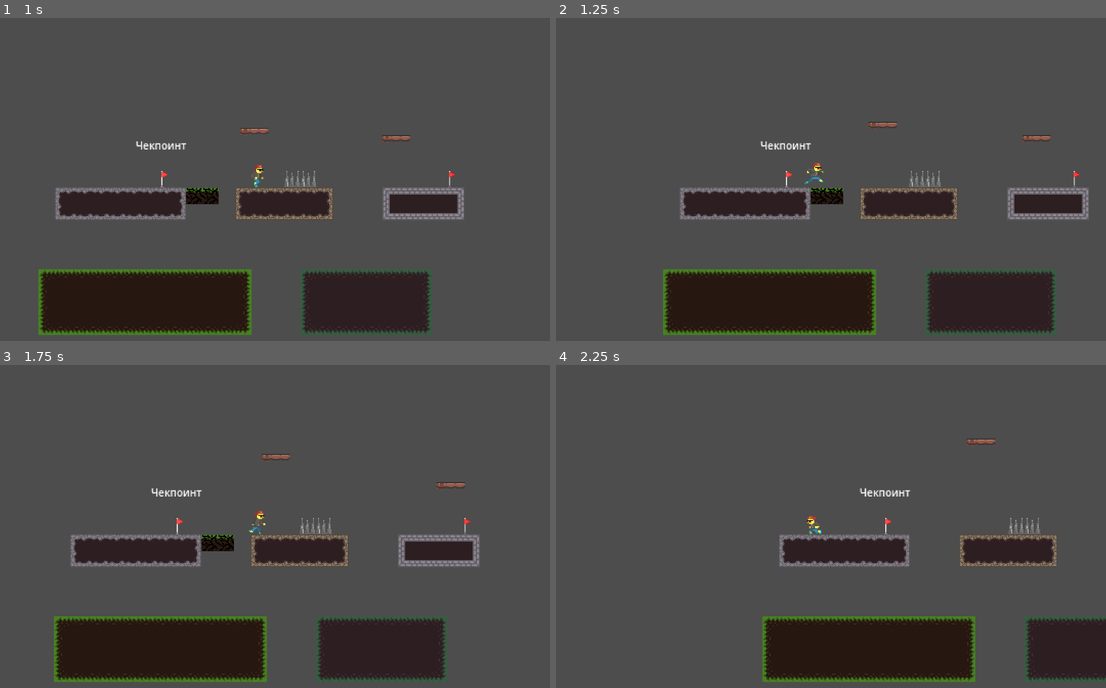
Above: before the commit, frames 1-4 (two rows, left to right).
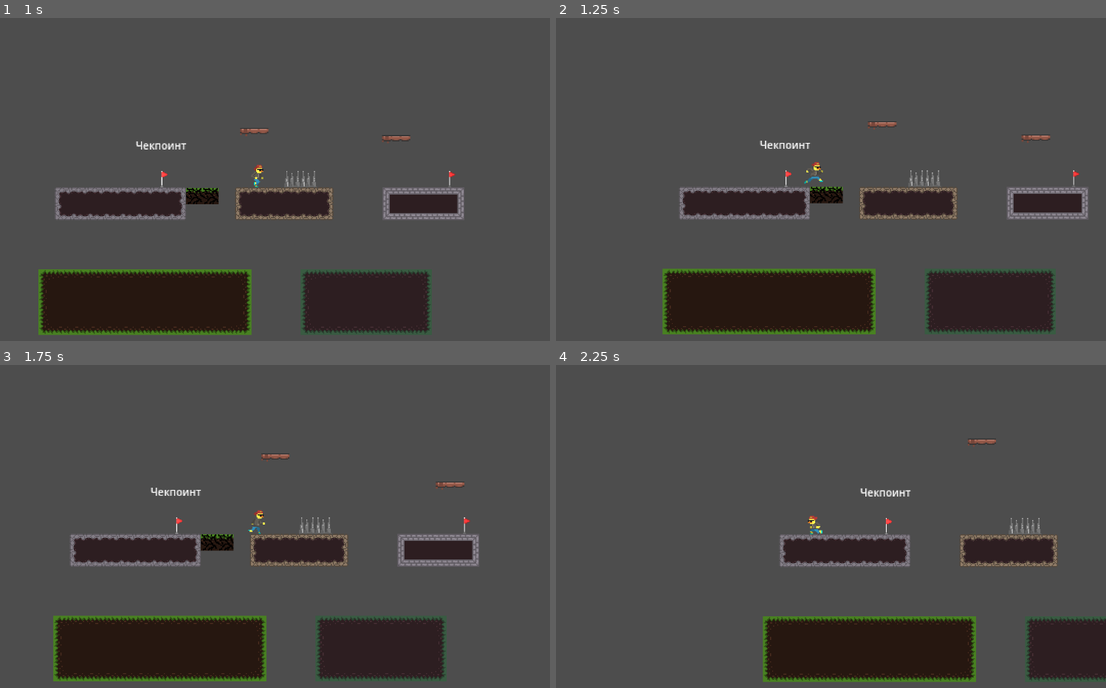
Above: after the commit, the same moments.

Repository: Wizz0/utervania
Game: Godot game, scene res://temp/level.tscn
Two runs of this game, one before a commit and one after it. Both use one fixed random seed, a clock stepped at 60 frames per second and the inputs below. The project has no main scene, so this scene is started directly.
Inputs:
- Up to frame 1 (1 s): hold Right (ui_right) from 0.53 s (still down); tap Shift (dash) at 0.6 s; tap Space (jump) at 0.77 s
- Up to frame 2 (1.25 s): keep holding Right (ui_right)
- Up to frame 3 (1.75 s): keep holding Right (ui_right); tap Shift (dash) at 1.35 s; tap Space (jump) at 1.52 s
- Up to frame 4 (2.25 s): release Right (ui_right) at 2.03 s; hold Left (ui_left) from 2.03 s (still down); tap Shift (dash) at 2.1 s

Frame 1 is identical in both runs. In frame 2, 2.2% of the frame differs, in the area x 19-97%, y 32-99%; in frame 3, 2.1%; in frame 4, 0.9%.

Commit message:
added camera shaking on death

Diff:
--- a/scenes/uter.tscn
+++ b/scenes/uter.tscn
@@ -9,6 +9,7 @@
 [ext_resource type="Script" uid="uid://bbdee6fvt4ufj" path="res://scripts/idle_state.gd" id="4_30b4e"]
 [ext_resource type="Texture2D" uid="uid://fdtoml0yevcq" path="res://assets/uter/uter-jump.png" id="4_k8fw5"]
 [ext_resource type="Script" uid="uid://bqsgf831mbbba" path="res://scripts/run-state.gd" id="5_ekc10"]
+[ext_resource type="Script" uid="uid://bvuksd48qda1q" path="res://scripts/camera.gd" id="7_f1fcv"]
 [ext_resource type="Script" uid="uid://bb4x87o6kh0gs" path="res://scripts/fall_state.gd" id="7_hk8xl"]
 [ext_resource type="Script" uid="uid://c1wtdk4gt1plc" path="res://scripts/jump_state.gd" id="10_8b8mq"]
 [ext_resource type="Script" uid="uid://kowf2d0635hp" path="res://scripts/dash_state.gd" id="12_qyu2a"]
@@ -212,6 +213,7 @@
 
 [node name="Camera2D" type="Camera2D" parent="."]
 zoom = Vector2(2, 2)
+script = ExtResource("7_f1fcv")
 
 [node name="StateMachine" type="Node" parent="." node_paths=PackedStringArray("initial_state")]
 script = ExtResource("3_3ykt5")
--- /dev/null
+++ b/scripts/camera.gd
@@ -0,0 +1,34 @@
+extends Camera2D
+
+var shake_intensity: float = 0.0
+var active_shake_time: float = 0.0
+
+var shake_decay: float = 5.0
+
+var shake_time: float = 0.0
+var shake_time_speed: float = 20.0
+
+var noise = FastNoiseLite.new()
+
+func _physics_process(delta: float) -> void:
+	if active_shake_time > 0:
+		shake_time += delta * shake_time_speed
+		active_shake_time -= delta
+
+		offset = Vector2(
+			noise.get_noise_2d(shake_time, 0) * shake_intensity,
+			noise.get_noise_2d(0, shake_time) * shake_intensity
+		)
+
+		shake_intensity = max(shake_intensity - shake_decay * delta, 0)
+	else:
+		offset = lerp(offset, Vector2.ZERO, 10.5 * delta)
+
+func screen_shake(intensity: int, time: float):
+	randomize()
+	noise.seed = randi()
+	noise.frequency = 2.0
+
+	shake_intensity = intensity
+	active_shake_time = time
+	shake_time = 0.0
--- a/scripts/uter.gd
+++ b/scripts/uter.gd
@@ -1,5 +1,7 @@
 extends CharacterBody2D
 class_name Uter
+
+@onready var camera: Camera2D = $Camera2D
 
 @export var speed: float = 200.0
 @export var jump_force: float = 200.0
@@ -13,6 +15,7 @@
 @onready var anim: AnimatedSprite2D = $AnimatedSprite2D
 
 func die():
+	camera.screen_shake(5, 0.2)
 	position = checkpoint
 
 func save(new_checkpoint):
Not shown: 1 places in scenes/uter.tscn that only renumber resources
Not shown, added: scripts/camera.gd.uid
